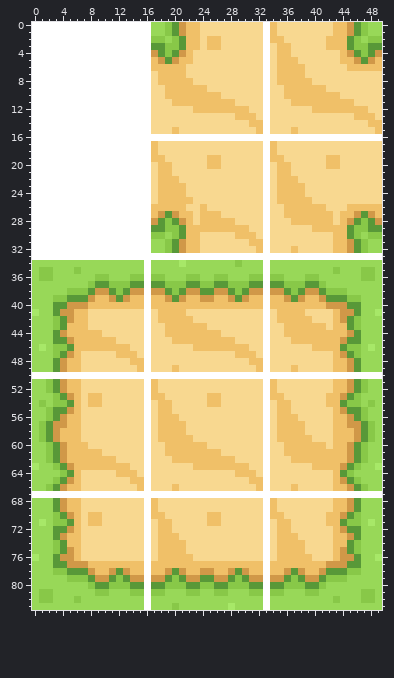
File history of a sprite sheet, images/tiles/sandtograss.png. The first picture shows the starting point.
The file is 50x84 pixels.
The same view after the edit:
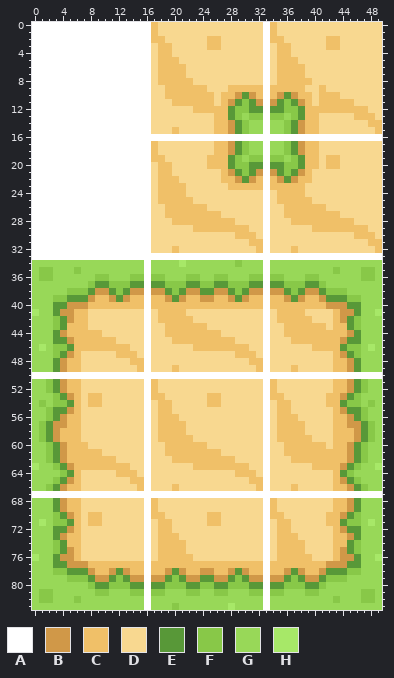
Palette (. is transparent): A #ffffff  B #d09848  C #f0c068  D #f8d890  E #589838  F #88c848  G #98d858  H #a7e868
From old to new:
Changed rows in their new state; - is an unchanged pixel.
first column x 17:
 0 CDDDDDD-------------------DDDDDDD
 1 CDDDDDD-------------------DDDDDDD
 2 CCDDDDD--------------------DDDDDD
 3 DCCDDDD--------------------DDDDDD
 4 DCCDDD---------------------DDDDDD
 5 DCCCDD---------------------DDDDDD
 6 D---------------------------DDDDD
 9 -----------CCCCC-CC---DD---------
10 ---------DCCBEBC-CBEB--D---------
11 ---------D-BEFEB-BEFEB-D---------
12 -----------EFFEE-EEFFEC----------
13 ---------CCEFGFF-FFGFECC---------
14 ---------CCBEFGG-GGFEBCC---------
15 ---------CCBEFGG-GGFEBCC---------
17 ---------CCBEFGG-GGFEBCC---------
18 ---------CCBEFGG-GGFEBCC---------
19 ----------CEFGFF-FFGFECC---------
20 ----------CEFFEE-EEFFECC---------
21 ----------CBEFEB-BEFEBC----------
22 ----------CCBEBC-CBEBCC----------
23 -----------CCCCC-C---------------
26 DD---CC---------------------DDDDD
27 DDCC--C-------------------CDDDDDD
28 DDDCC-C-------------------C-CDDDD
29 DDDDDD----------------------CCCDD
30 DDDDDDD-------------------DDDCCCD
31 DDDDDDD-------------------DDDDDCC
32 DDDCDDD-------------------DDDDDDC
